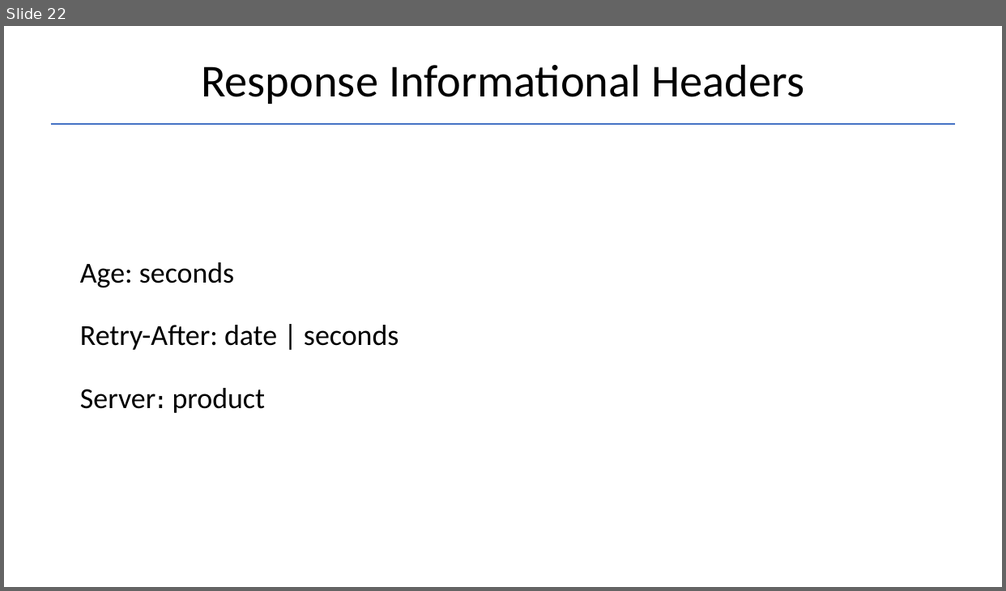
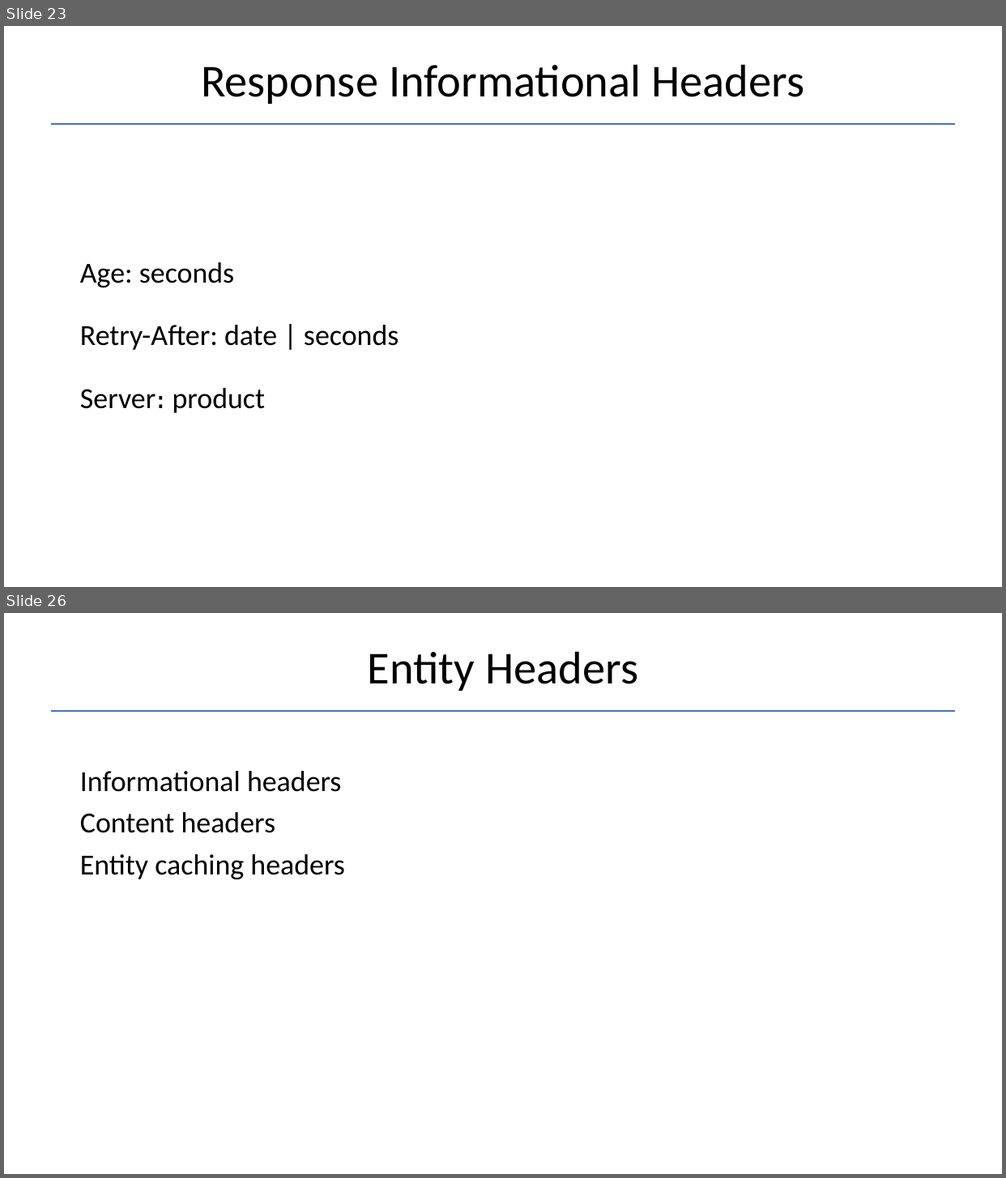
Before and after one commit to Garnik94/Levelup_presentations, a slide deck: Http/Http_presentation.pptx. Shown one above the other, each under a label of ours: slide 22 before the commit, slides 23 and 26 after it; the slides between them are not shown. The pictures are 1006x591 and 1006x1178 pixels, drawn with LibreOffice and Linux fonts; fonts in the diff are those of the drawing. Boxes give left, top, right and bottom in pixels: in the first picture for what was removed or moved away, otherwise in the second. Text is boxed around its words. In the diff, an @@ line names an element or a change of style, - is before the commit and + after.

```diff
--- a/Http/Http_presentation.pptx
+++ b/Http/Http_presentation.pptx
@@ slide 26 added at <box>4,613,1002,1174</box>, background #FFFFFF @@
@@ title added at <box>368,651,638,691</box>, 44 pt, text #000000 @@
+Entity Headers
@@ line added from (50, 711) to (956, 711), #4472C4 1.5 pt @@
@@ text added at <box>80,771,345,879</box>, 28 pt, text #000000 @@
+Informational headers
+Content headers
+Entity caching headers
@@ what was slide 22 is now slide 23 @@
```
Also in this commit, not shown: 4 slides changed, 7 other slides added, 1 other file.
